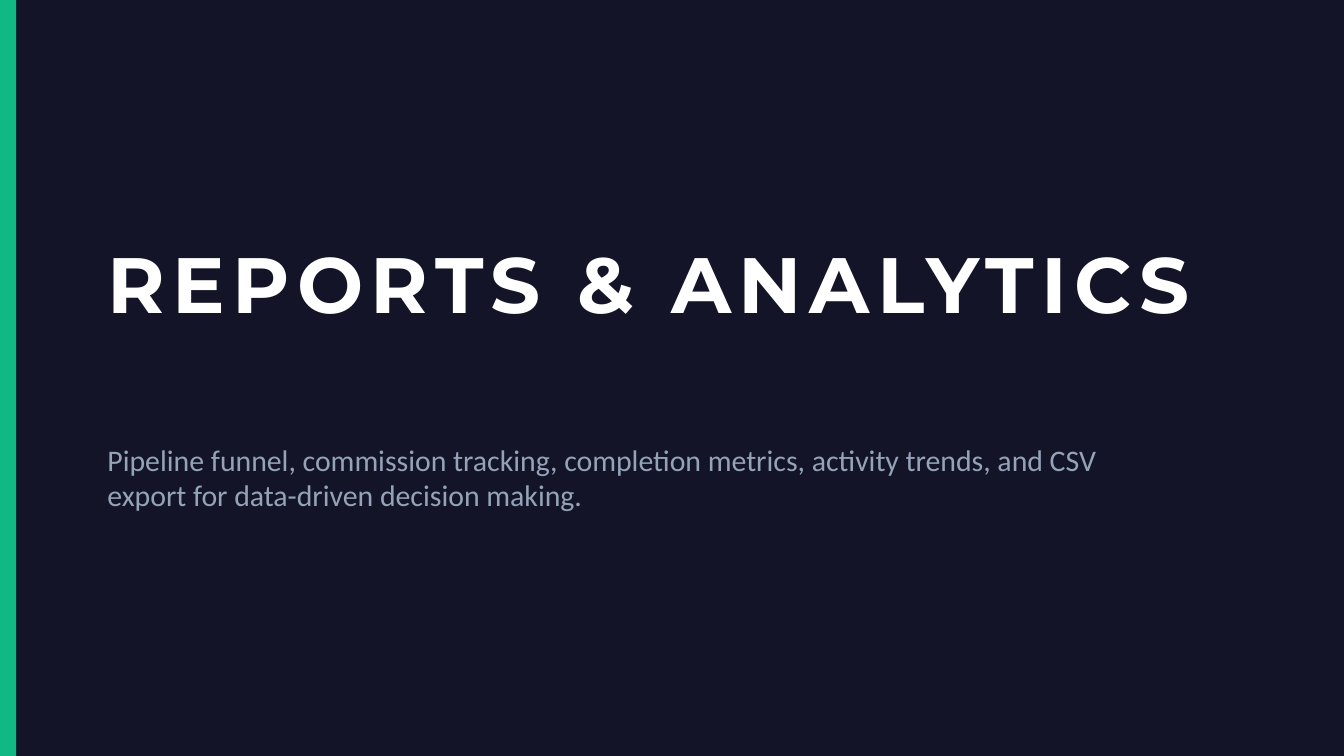
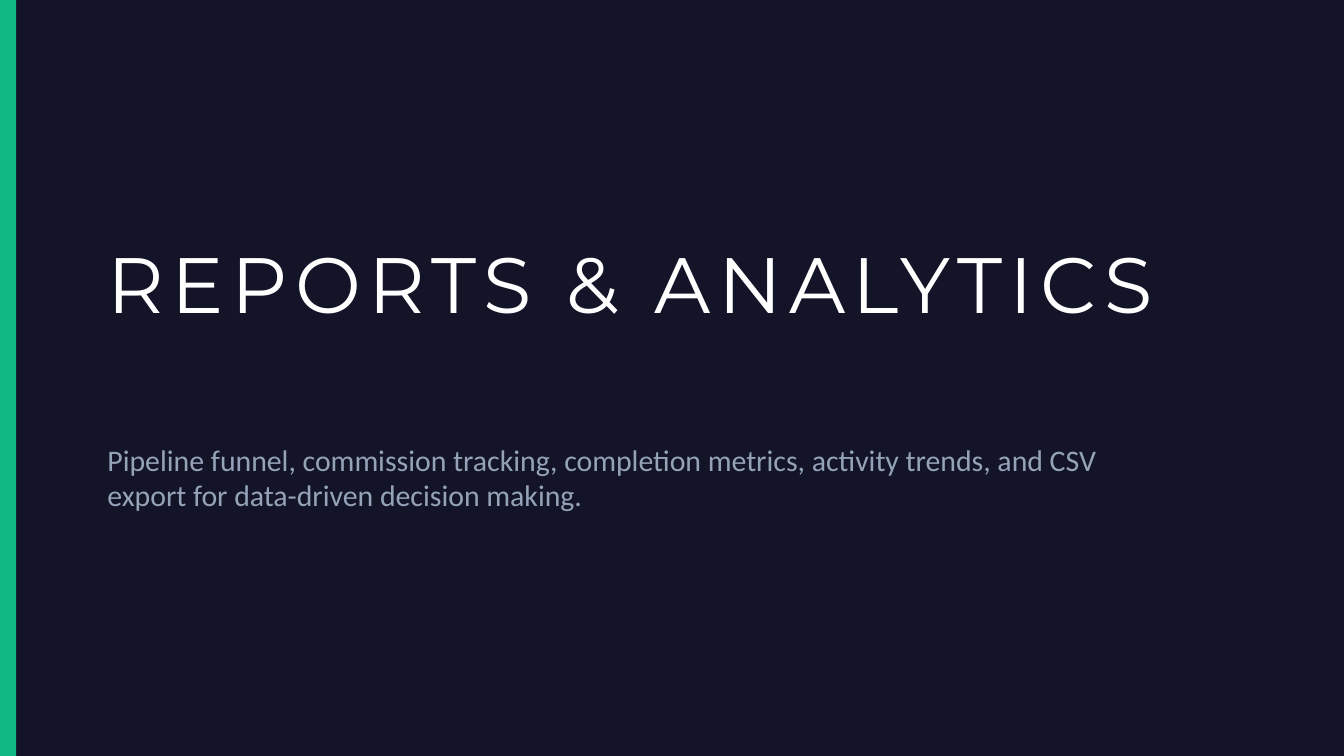
Before and after one commit to mprice78usa/CollectRelay, a slide deck: slide 19 of static/CollectRelay-Walkthrough.pptx. Drawn at 1344x756 pixels with LibreOffice and Linux fonts; fonts in the diff are those of the drawing. Boxes give left, top, right and bottom in pixels: in the first picture for what was removed or moved away, otherwise in the second. Text is boxed around its words. In the diff, an @@ line names an element or a change of style, - is before the commit and + after.

```diff
--- a/static/CollectRelay-Walkthrough.pptx
+++ b/static/CollectRelay-Walkthrough.pptx
@@ text "REPORTS & ANALYTICS" at box(107, 257, 1152, 314): bold off @@
```
Also in this commit, not shown: 25 other slides changed.
